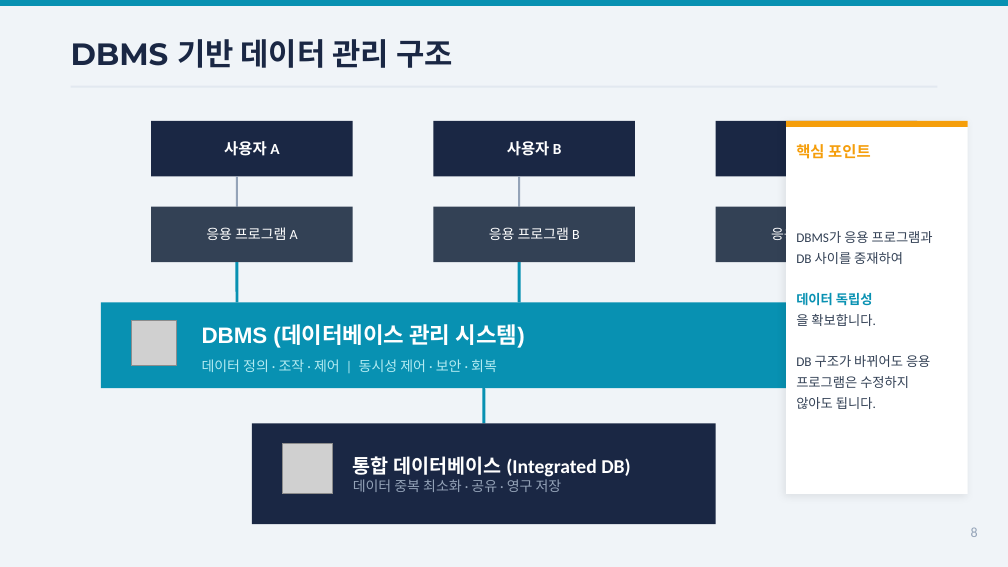
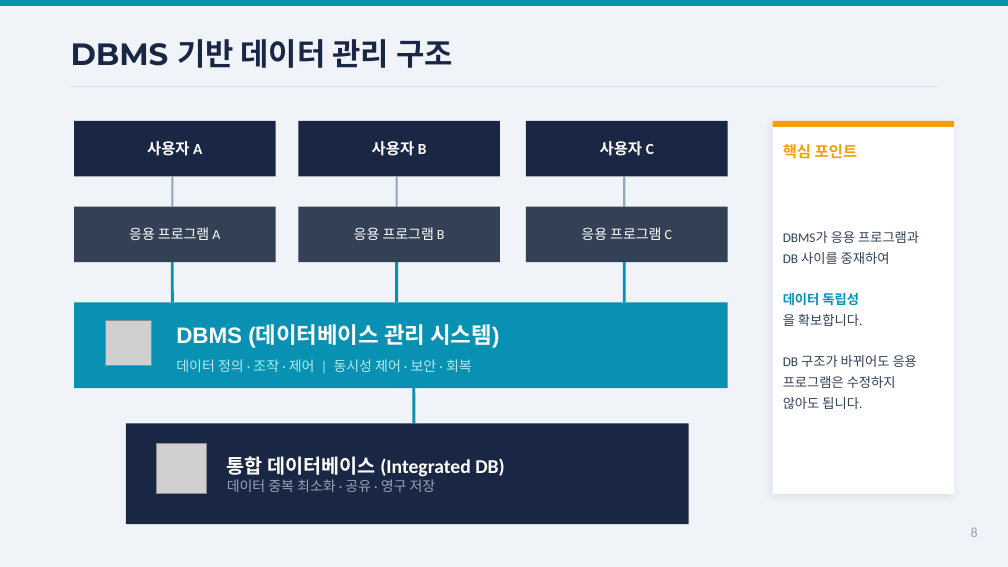
Before and after one commit to Sangdon-Park/Sangdon-Park.github.io, a slide deck: slide 8 of data/DB시스템/2장_데이터베이스_관리시스템.pptx. Drawn at 1008x567 pixels with LibreOffice and Linux fonts; fonts in the diff are those of the drawing; grey boxes stand for pictures. Boxes give left, top, right and bottom in pixels: in the first picture for what was removed or moved away, otherwise in the second. Text is boxed around its words. In the diff, an @@ line names an element or a change of style, - is before the commit and + after.

```diff
--- a/data/DB시스템/2장_데이터베이스_관리시스템.pptx
+++ b/data/DB시스템/2장_데이터베이스_관리시스템.pptx
@@ 2 texts, 2 rectangles: place and size @@
-2 texts, 2 rectangles at box(786, 121, 968, 494)
+2 texts, 2 rectangles at box(773, 121, 955, 494)
@@ line moved from (237, 176) - (237, 207) to (172, 176) - (172, 207) @@
@@ line added from (624, 176) to (624, 207), #94A3B8 1.5 pt @@
@@ 2 texts, 2 rectangles: place and size @@
-2 texts, 2 rectangles at box(151, 121, 353, 262)
+2 texts, 2 rectangles at box(74, 121, 275, 262)
@@ 2 texts, 2 rectangles: place and size @@
-2 texts, 2 rectangles at box(433, 121, 635, 262)
+2 texts, 2 rectangles at box(298, 121, 500, 262)
@@ 2 texts, 2 rectangles: place and size @@
-2 texts, 2 rectangles at box(716, 121, 917, 262)
+2 texts, 2 rectangles at box(526, 121, 728, 262)
@@ line moved from (237, 262) - (237, 302) to (172, 262) - (172, 302) @@
@@ 2 lines, 1 picture, 1 text: place and size @@
-2 lines, 1 picture, 1 text at box(282, 176, 630, 494)
+2 lines, 1 picture, 1 text at box(156, 176, 504, 494)
@@ line added from (624, 262) to (624, 302), #0891B2 2 pt @@
@@ rectangle: place and size @@
-rectangle at box(101, 302, 867, 388)
+rectangle at box(74, 302, 727, 388)
@@ picture: place and size @@
-picture at box(131, 321, 176, 366)
+picture at box(106, 321, 151, 366)
@@ text "DBMS (데이터베이스 관리 시스템)": place and size @@
-text "DBMS (데이터베이스 관리 시스템)" at box(202, 324, 524, 348)
+text "DBMS (데이터베이스 관리 시스템)" at box(176, 324, 499, 348)
@@ text "데이터 정의 · 조작 · ...": place and size @@
-text "데이터 정의 · 조작 · ..." at box(202, 359, 497, 372)
+text "데이터 정의 · 조작 · ..." at box(176, 359, 472, 372)
@@ line moved from (484, 388) - (484, 423) to (414, 388) - (414, 423) @@
@@ rectangle: place and size @@
-rectangle at box(252, 423, 716, 524)
+rectangle at box(126, 423, 688, 524)
```
Also in this commit, not shown: 5 other slides changed.
